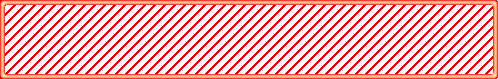
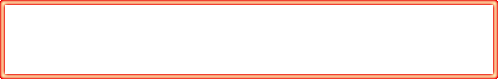
Revision of a layered 498 x 79 image; what changed, layer by layer:
removed layer "Laag 4" over (x1=0, y1=0, x2=493, y2=79)
